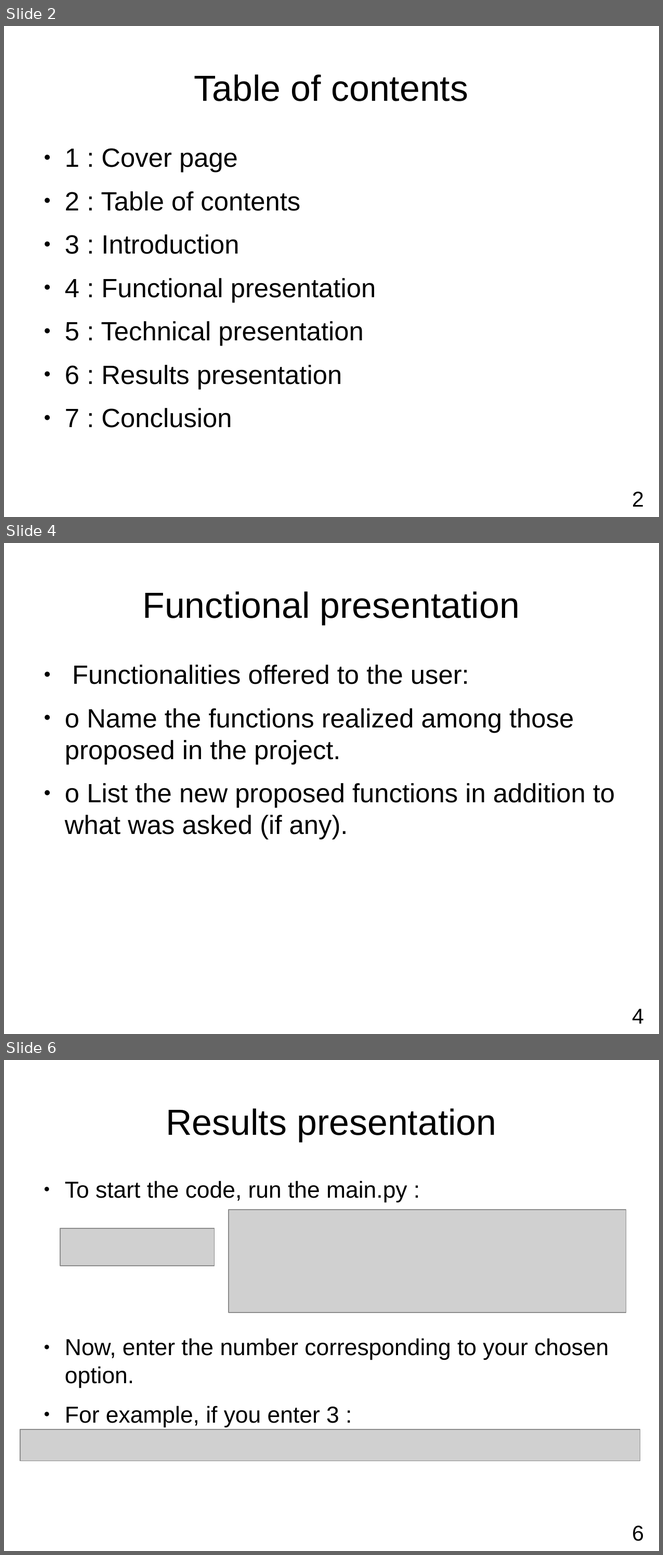
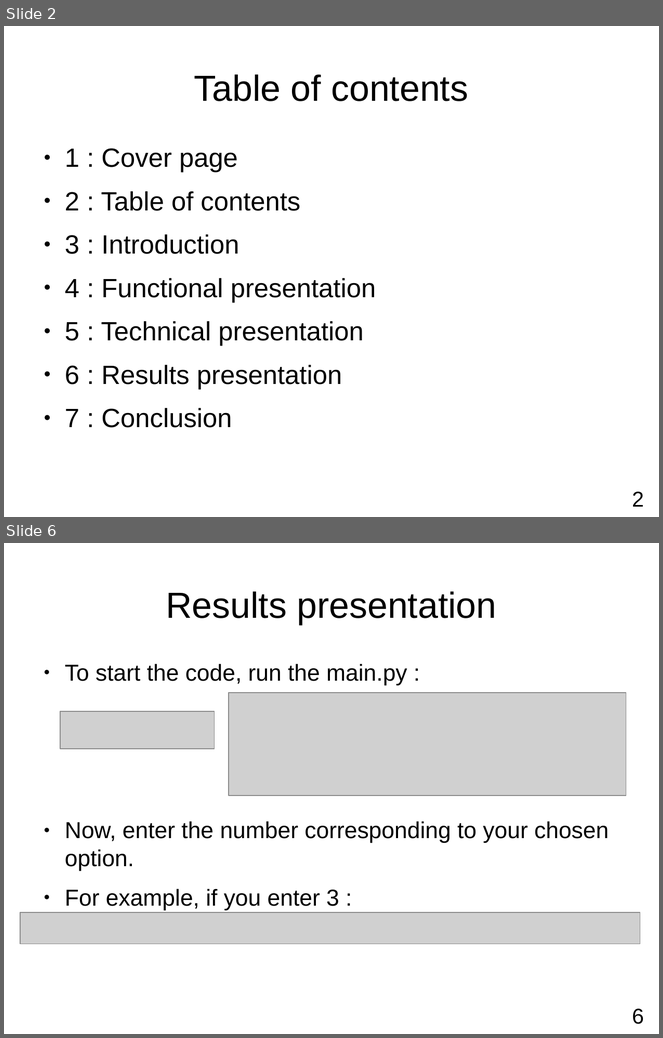
Before and after one commit to Miner205/pychatbot-DONNAT-LEMONT-int1, a slide deck: The report.odp. Shown one above the other, each under a label of ours: slides 2, 4 and 6 before the commit, slides 2 and 6 after it; the slides between them are not shown. The pictures are 663x1555 and 663x1038 pixels, drawn with LibreOffice and Linux fonts; fonts in the diff are those of the drawing; grey boxes stand for pictures. Boxes give left, top, right and bottom in pixels: in the first picture for what was removed or moved away, otherwise in the second. Text is boxed around its words. In the diff, an @@ line names an element or a change of style, - is before the commit and + after.

```diff
--- a/The report.odp
+++ b/The report.odp
@@ slide 4 removed at bbox=[4, 543, 659, 1034], background #FFFFFF @@
@@ title removed at bbox=[143, 591, 520, 625] @@
-Functional presentation
@@ text removed at bbox=[65, 665, 615, 840] @@
-● Functionalities offered to the user:
-● o Name the functions realized among those proposed in the project.
-● o List the new proposed functions in addition to what was asked (if any).
@@ text removed at bbox=[632, 1009, 644, 1024] @@
-4
```
Also in this commit, not shown: 3 slides changed, 2 slides added, 1 other slide removed, 2 other files.
